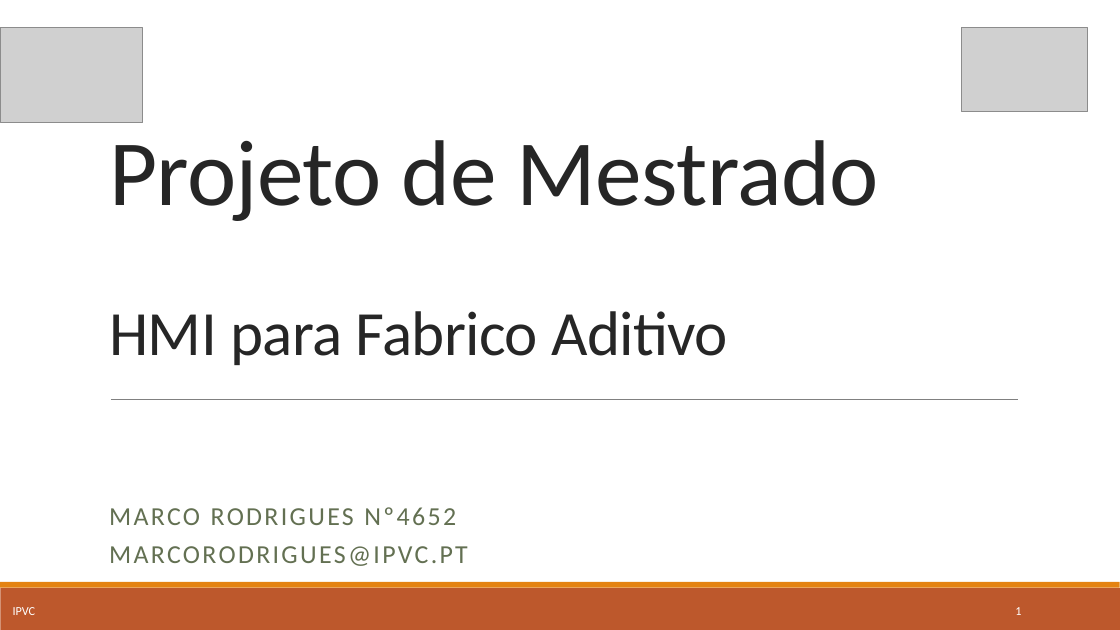
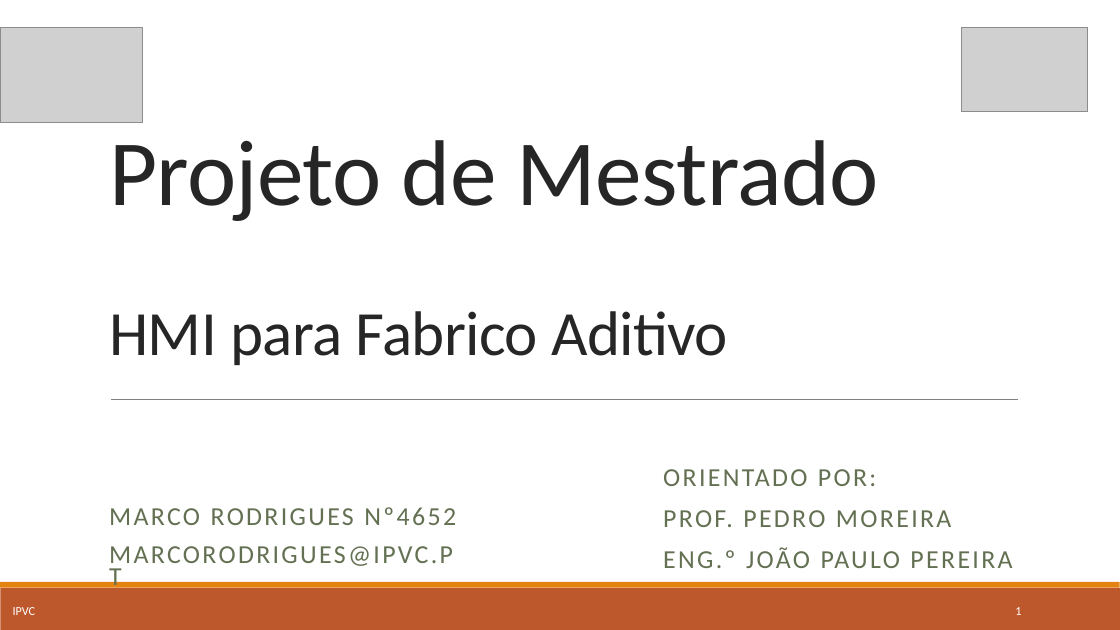
Before and after one commit to marcorlsrodrigues/projeto, a slide deck: slide 1 of Apresentacao Intermedia - Marco Rodrigues.pptx. Drawn at 1120x630 pixels with LibreOffice and Linux fonts; fonts in the diff are those of the drawing; grey boxes stand for pictures. Boxes give left, top, right and bottom in pixels: in the first picture for what was removed or moved away, otherwise in the second. Text is boxed around its words. In the diff, an @@ line names an element or a change of style, - is before the commit and + after.

```diff
--- a/Apresentacao Intermedia - Marco Rodrigues.pptx
+++ b/Apresentacao Intermedia - Marco Rodrigues.pptx
@@ subtitle "MARCO RODRIGUES Nº4652" rewrapped from <box>109,507,468,566</box> to <box>109,507,456,570</box> @@
@@ text added at <box>663,469,1012,568</box>, 22.2 pt, text #637052 @@
+ORIENTADO POR:
+PROF. PEDRO MOREIRA
+ENG.º JOÃO PAULO PEREIRA
```
Also in this commit, not shown: 3 other slides changed, 3 other files.
